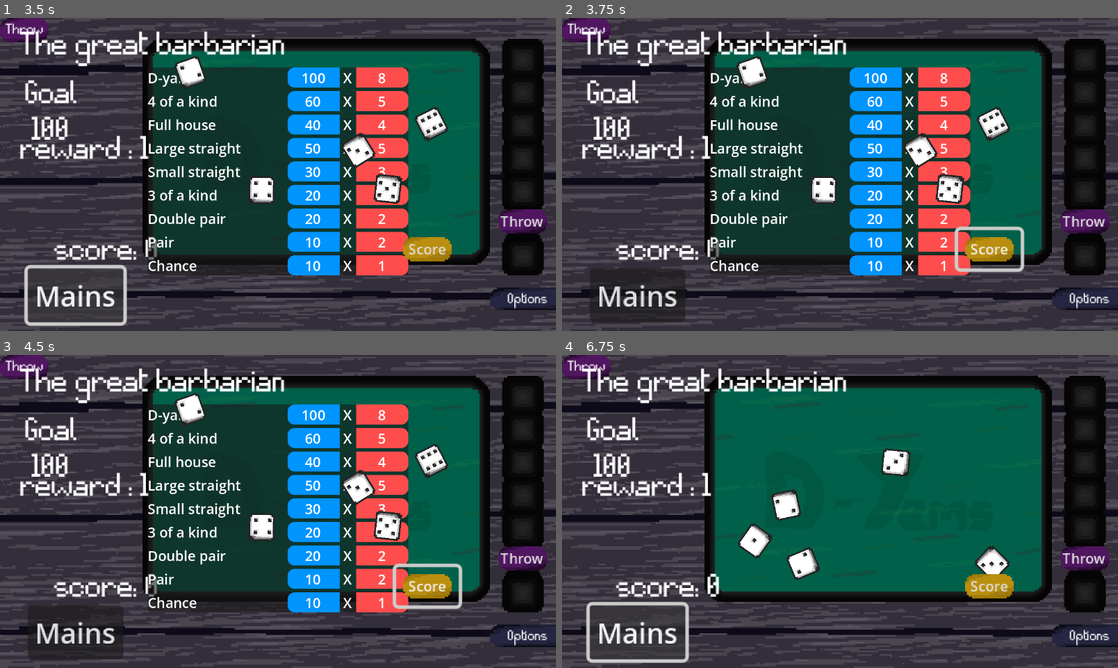
Above: before the commit, frames 1-4 (two rows, left to right).
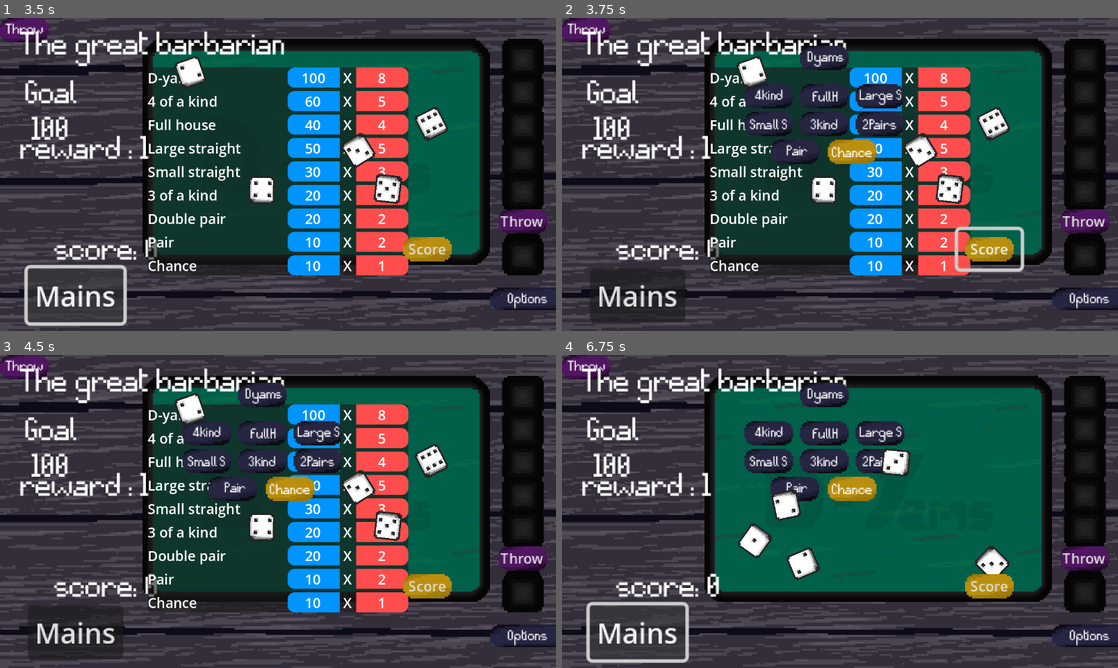
Above: after the commit, the same moments.

Repository: geoffrey66280/D-yams
Game: Godot game, scene res://scenes/EcranTitre.tscn
The game is run twice, just before and just after one commit, with the same random seed, the same clock (stepped at 60 frames per second) and the same inputs.
Inputs (mouse positions are in pixels of both pictures, inside the frame that each line leads up to):
- Up to frame 1 (3.5 s): click "Play" at 0.5 s; click "Throw" at 1.25 s; click "Throw" at 2 s; click "Mains" at 2.75 s
- Up to frame 2 (3.75 s): click "Score" at 3.5 s
- Up to frame 3 (4.5 s): click (289, 489) at 4.25 s, where only the run after the commit has a clickable "Chance"
- Up to frame 4 (6.75 s): click "Throw" at 5 s; click "Throw" at 5.75 s; click "Mains" at 6.5 s

Frame 1 is identical in both runs. In frame 2, 3.8% of the frame differs, in the area x 32-62%, y 8-47%; in frame 3, 4.3%; in frame 4, 5.3%.
Error before the commit: Invalid access to property or key 'visible' on a base object of type 'null instance'. (res://scripts/throwing_dices.gd:107)

Commit message:
popup score fonctionnel et refacto de level information et popup score

Diff:
--- a/scenes/game.tscn
+++ b/scenes/game.tscn
@@ -9,6 +9,7 @@
 [ext_resource type="PackedScene" uid="uid://bbwu0goj8tpe6" path="res://scenes/MenuOptions.tscn" id="7_u5sy4"]
 [ext_resource type="Texture2D" uid="uid://ee3wpimgd5f3" path="res://assets/sprites/button_options.png" id="8_gee14"]
 [ext_resource type="LabelSettings" uid="uid://di7nscev3345u" path="res://assets/fonts/button_font.tres" id="9_0tnpc"]
+[ext_resource type="PackedScene" path="res://scenes/popup_score.tscn" id="10_vtaks"]
 
 [node name="Game" type="Node2D"]
 script = ExtResource("1_u5sy4")
@@ -67,5 +68,7 @@
 text = "Options"
 label_settings = ExtResource("9_0tnpc")
 
+[node name="popup_score" parent="." instance=ExtResource("10_vtaks")]
+
 [connection signal="pressed" from="ButtonCombination" to="." method="_on_button_pressed"]
 [connection signal="pressed" from="ButtonOptions" to="." method="_on_button_options_pressed"]
--- a/scripts/level_information.gd
+++ b/scripts/level_information.gd
@@ -1,7 +1,7 @@
 extends Control
 
-var level_information = {
-	"kept_dices": [0,0,0,0,0],
+var level_information: Dictionary = {
+	"kept_dices": [0, 0, 0, 0, 0],
 	"actual_lvl": 1,
 	"bosses": {
 		1: "The great barbarian",
@@ -15,90 +15,123 @@
 	},
 	"round_score": 0,
 	"user_dices": {
-		0: ["1", "2", "3", "4", "5", "6"],
-		1: ["1", "2", "3", "4", "5", "6"],
-		2: ["1", "2", "3", "4", "5", "6"],
-		3: ["1", "2", "3", "4", "5", "6"],
-		4: ["1", "2", "3", "4", "5", "6"],
-		5: ["1", "2", "3", "4", "5", "6"]
+		0: [1, 2, 3, 4, 5, 6],
+		1: [1, 2, 3, 4, 5, 6],
+		2: [1, 2, 3, 4, 5, 6],
+		3: [1, 2, 3, 4, 5, 6],
+		4: [1, 2, 3, 4, 5, 6],
+		5: [1, 2, 3, 4, 5, 6]
 	},
-	"combinations": [{
-		"name": "D-yams",
-		"tokens": 100,
-		"mult": 8,
-		},
-		{
-		"name": "4 of a kind",
-		"tokens": 60,
-		"mult": 5,
-		},
-		{
-		"name": "Full house",
-		"tokens": 40,
-		"mult": 4,
-		},
-		{
-		"name": "Large straight",
-		"tokens": 50,
-		"mult": 5,
-		},
-		{
-		"name": "Small straight",
-		"tokens": 30,
-		"mult": 3,
-		},
-		{
-		"name": "3 of a kind",
-		"tokens": 20,
-		"mult": 3,
-		},
-		{
-		"name": "Double pair",
-		"tokens": 20,
-		"mult": 2,
-		},
-		{
-		"name": "Pair",
-		"tokens": 10,
-		"mult": 2,
-		},
-		{
-		"name": "Chance",
-		"tokens": 10,
-		"mult": 1,
-		},
-	],
+
+	# Le ruleset
+	"combinations": {
+		"D-yams": 		{"tokens": 100, "mult": 8},
+		"4 of a kind": 	{"tokens": 60, "mult": 5},
+		"Full house": 	{"tokens": 40, "mult": 4},
+		"Large straight": {"tokens": 50, "mult": 5},
+		"Small straight": {"tokens": 30, "mult": 3},
+		"3 of a kind": 	{"tokens": 20, "mult": 3},
+		"Double pair": 	{"tokens": 20, "mult": 2},
+		"Pair": 		{"tokens": 10, "mult": 2},
+		"Chance": 		{"tokens": 10, "mult": 1}
+	}
 }
 
-
-# Called when the node enters the scene tree for the first time.
 func _ready() -> void:
 	level_information["actual_lvl"] = 1
-	var boss_name = $BossName
-	var score = $Score
-	var reward = $Reward
-	var player_score = $PlayerScore
-	boss_name.text = level_information["bosses"][level_information["actual_lvl"]]
-	score.text = "Goal\n" + level_information["score_to_reach"][level_information["actual_lvl"]]
-	reward.text = "reward : " + str(level_information["actual_lvl"])
-	player_score.text = "score: 0"
+	update_ui()
 
+func update_ui() -> void:
+	# Séparer la mise à jour UI rend le code plus propre
+	$BossName.text = level_information["bosses"][level_information["actual_lvl"]]
+	$Score.text = "Goal\n" + level_information["score_to_reach"][level_information["actual_lvl"]]
+	$Reward.text = "reward : " + str(level_information["actual_lvl"])
+	$PlayerScore.text = "score: 0"
 
-# Called every frame. 'delta' is the elapsed time since the previous frame.
-func _process(delta: float) -> void:
-	pass
+func compute_score(dices_values: Array, user_combination_name: String) -> int:
+	var final_score: int = 0
+	var base_chips: int = 0
 
-func compute_score(dices_values: Array, user_combination: String):
-	var final_score: int = 0
-	var token: int = 0
+	# On additionne la valeur des dés
 	for dice_value in dices_values:
-		token += dice_value
-	for combination in level_information["combinations"]:
-		if combination["name"] == user_combination:
-			token += combination["name"]["tokens"]
-			final_score = token * combination["name"]["mult"]
+		base_chips += dice_value
+	#On ajoute le bonus de la combinaison
+	var combo_data = level_information["combinations"].get(user_combination_name)
+	if combo_data:
+		base_chips += combo_data["tokens"]
+		final_score = base_chips * combo_data["mult"]
 	return final_score
 
+func detect_combination(dices: Array) -> Array:
+	var valid_combinations: Array = []
 
-func detect_combination(dices: Array):
-	return ["D-yams"]
+	# On créé l'histogramme pour compter combien de fois chaque face apparait
+	# counts sera ex: {1: 0, 2: 2, 3: 0, 4: 3, 5: 0, 6: 0} pour un Full
+	var counts = {1: 0, 2: 0, 3: 0, 4: 0, 5: 0, 6: 0}
+	for d in dices:
+		# Verif que d est entre 1 et 6
+		if d is int and d >= 1 and d <= 6:
+			counts[d] += 1
+
+	var values_list = counts.values() # On récupère juste les quantités ex pour le full : [0, 2, 0, 3, 0, 0]
+
+	# On vérifie les combinaisons basées sur les quantités
+
+	# YAMS
+	if 5 in values_list:
+		valid_combinations.append("D-yams")
+
+	# CARRÉ
+	if 4 in values_list or 5 in values_list:
+		valid_combinations.append("4 of a kind")
+
+	# FULL HOUSE
+	if (3 in values_list and 2 in values_list) or 5 in values_list:
+		valid_combinations.append("Full house")
+
+	# BRELAN
+	if 3 in values_list or 4 in values_list or 5 in values_list:
+		valid_combinations.append("3 of a kind")
+
+	# DOUBLE PAIRE
+	var pairs_count = 0
+	for v in values_list:
+		if v >= 2:
+			pairs_count += 1
+	if pairs_count >= 2:
+		valid_combinations.append("Double pair")
+
+	# PAIRE
+	if 2 in values_list or 3 in values_list or 4 in values_list or 5 in values_list:
+		valid_combinations.append("Pair")
+
+	# SUITES ( on a besoin des dés uniques triés )
+	var unique_dices = []
+	for key in counts.keys():
+		if counts[key] > 0:
+			unique_dices.append(key)
+	unique_dices.sort()
+
+	# On compte combien de nombres suités on a
+	var max_consecutive = 0
+	var current_consecutive = 0
+	if unique_dices.size() > 0:
+		current_consecutive = 1
+		for i in range(unique_dices.size() - 1):
+			if unique_dices[i+1] == unique_dices[i] + 1:
+				current_consecutive += 1
+			else:
+				max_consecutive = max(max_consecutive, current_consecutive)
+				current_consecutive = 1
+		max_consecutive = max(max_consecutive, current_consecutive)
+
+	if max_consecutive >= 5:
+		valid_combinations.append("Large straight")
+		valid_combinations.append("Small straight")
+	elif max_consecutive >= 4:
+		valid_combinations.append("Small straight")
+
+	# Chance
+	valid_combinations.append("Chance")
+
+	return valid_combinations
--- a/scripts/popup_combination.gd
+++ b/scripts/popup_combination.gd
@@ -12,10 +12,11 @@
 	var level_info_node = get_node("../LevelInformation")
 	var combinations = level_info_node.level_information["combinations"]
 
-	for combination_info in combinations:
+	for combo_name in combinations:
 
 		var new_line = line_scene.instantiate()
-
 		container_liste.add_child(new_line)
 
-		new_line.mettre_a_jour_infos(combination_info["name"], combination_info["tokens"], combination_info["mult"])
+		var combo_data = combinations[combo_name]
+
+		new_line.mettre_a_jour_infos(combo_name, combo_data["tokens"], combo_data["mult"])
--- a/scripts/popup_score.gd
+++ b/scripts/popup_score.gd
@@ -1,39 +1,40 @@
 extends Control
 
-# Called when the node enters the scene tree for the first time.
 func _ready() -> void:
-	pass # Replace with function body.
-
-
-# Called every frame. 'delta' is the elapsed time since the previous frame.
-func _process(delta: float) -> void:
-	pass
+	visible = false
 
 func change_combinations_visibility(dices: Array):
-	var level_infomartions = get_node("../LevelInformation")
-	var valid_combinations = level_infomartions.detect_combination(dices)
+
+	var level_informations = get_node("../LevelInformation")
+	var valid_combinations = level_informations.detect_combination(dices)
+
 	$Dyams_Button.disabled = true
 	$Fourkind_Button.disabled = true
+	$FullHouse_Button.disabled = true
 	$LargeS_Button.disabled = true
 	$SmallS_Button.disabled = true
 	$Threekind_Button.disabled = true
 	$TwoPairs_Button.disabled = true
 	$Pair_Button.disabled = true
-	$FullHouse_Button.disabled = true
+	$Chance_Button.disabled = true
+
 	for comb_name in valid_combinations:
-		if comb_name == "D-yams":
-			$Dyams_Button.disabled = false
-		elif comb_name == "4 of a kind":
-			$Fourkind_Button.disabled = false
-		elif comb_name == "Full house":
-			$LargeS_Button.disabled = false
-		elif comb_name == "Large straight":
-			$SmallS_Button.disabled = false
-		elif comb_name == "Small straight":
-			$Threekind_Button.disabled = false
-		elif comb_name == "3 of a kind":
-			$TwoPairs_Button.disabled = false
-		elif comb_name == "Double pair":
-			$Pair_Button.disabled = false
-		elif comb_name == "Pair":
-			$Chance_Button.disabled = false
+		match comb_name:
+			"D-yams":
+				$Dyams_Button.disabled = false
+			"4 of a kind":
+				$Fourkind_Button.disabled = false
+			"Full house":
+				$FullHouse_Button.disabled = false
+			"Large straight":
+				$LargeS_Button.disabled = false
+			"Small straight":
+				$SmallS_Button.disabled = false
+			"3 of a kind":
+				$Threekind_Button.disabled = false
+			"Double pair":
+				$TwoPairs_Button.disabled = false
+			"Pair":
+				$Pair_Button.disabled = false
+			"Chance":
+				$Chance_Button.disabled = false
Not shown: 1 places in scenes/game.tscn that only renumber resources
